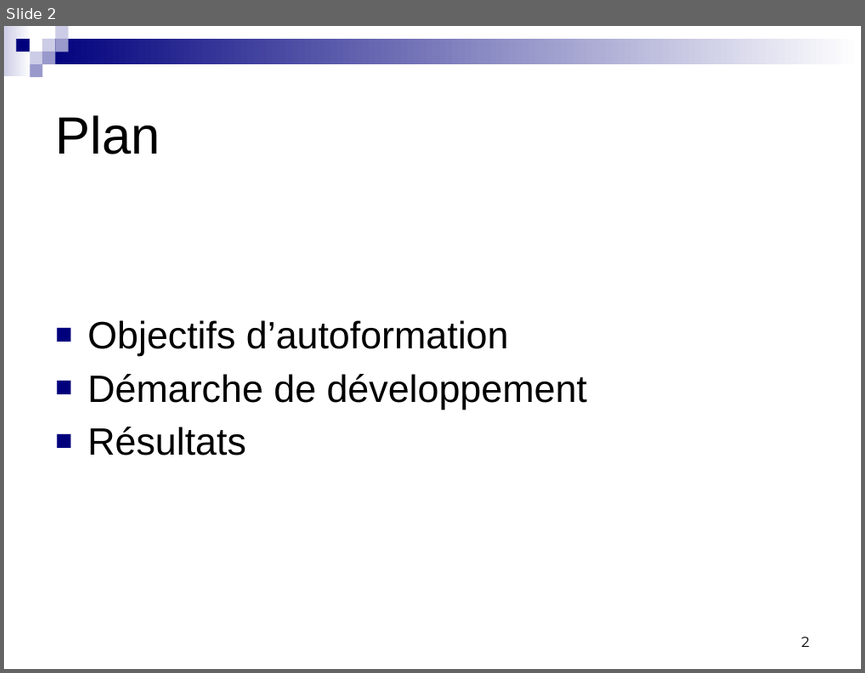
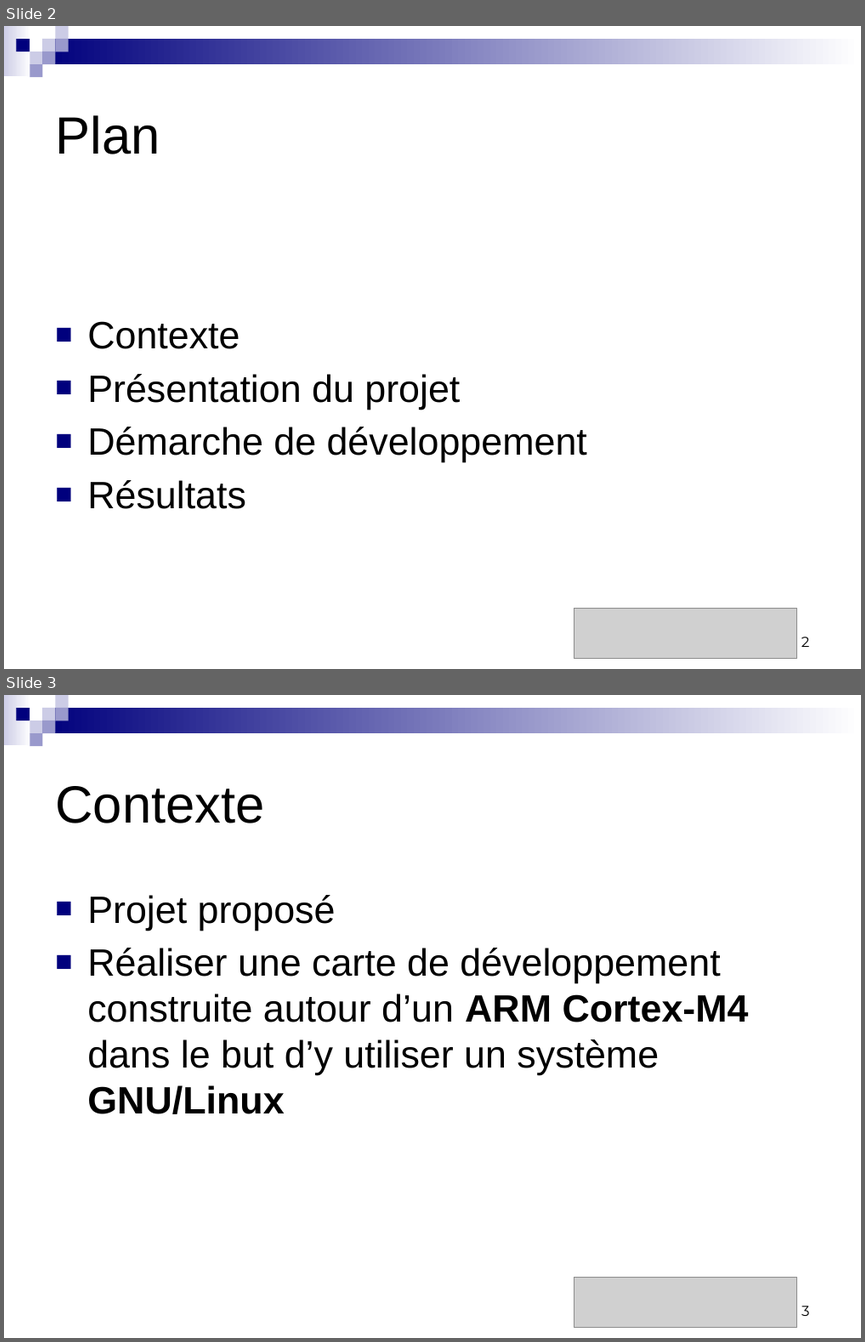
Before and after one commit to badrbouslikhin/Beluga, a slide deck: Rendu/PresentationFinale/Binome13PresentationFinalePRT.pptx. Shown one above the other, each under a label of ours: slide 2 before the commit, slides 2 and 3 after it. The pictures are 865x673 and 865x1342 pixels, drawn with LibreOffice and Linux fonts; fonts in the diff are those of the drawing; grey boxes stand for pictures. Boxes give left, top, right and bottom in pixels: in the first picture for what was removed or moved away, otherwise in the second. Text is boxed around its words. In the diff, an @@ line names an element or a change of style, - is before the commit and + after.

```diff
--- a/Rendu/PresentationFinale/Binome13PresentationFinalePRT.pptx
+++ b/Rendu/PresentationFinale/Binome13PresentationFinalePRT.pptx
@@ slide 3 added at [4,695,861,1338], background #FFFFFF; not listed: 9 template elements that a slide beside it also shows @@
@@ title added at [55,786,264,823], 44 pt, text #000000 @@
+Contexte
@@ text added at [87,895,749,1114], 32 pt, text #000000 @@
+■ Projet proposé
+■ Réaliser une carte de développement construite autour d’un ARM Cortex-M4 dans le but d’y utiliser un système GNU/Linux
@@ picture added at [574,1276,796,1327] @@
@@ page number added at [801,1305,809,1315], 12 pt, text #000000 @@
+3
@@ slide 2 changed as well @@
@@ text at [87,321,460,409]: text changed @@
-■ Objectifs d’autoformation
+■ Contexte
+■ Présentation du projet
@@ picture added at [574,607,796,658] @@
```
Also in this commit, not shown: 12 other slides changed, 3 other files.
